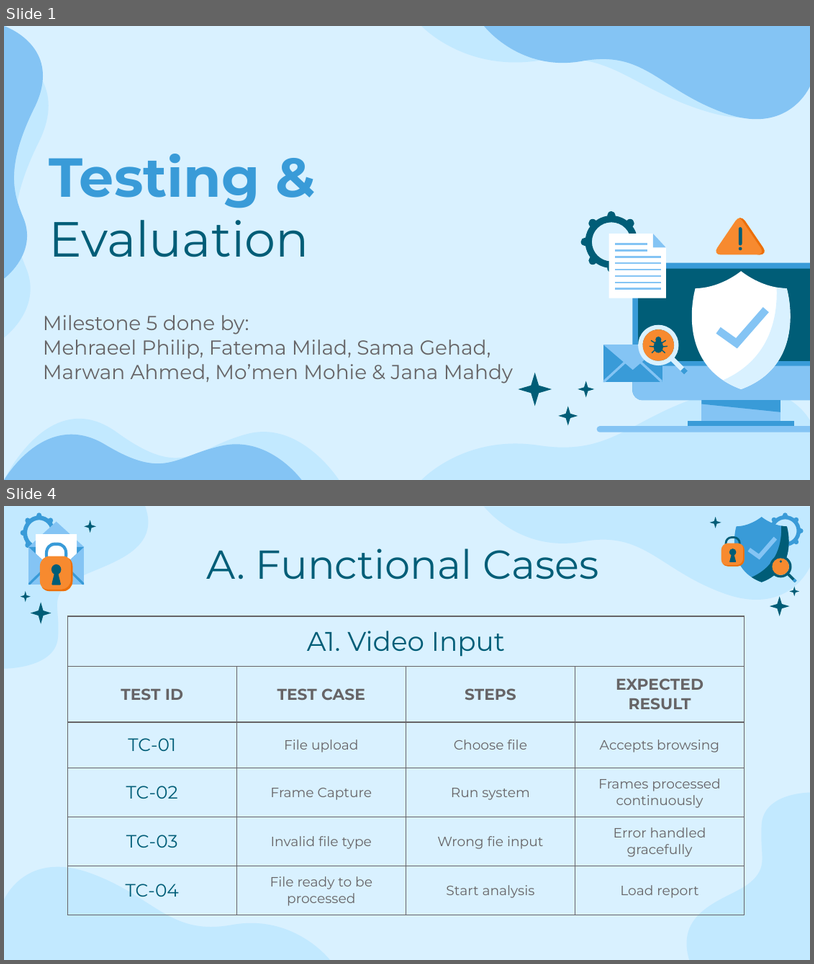
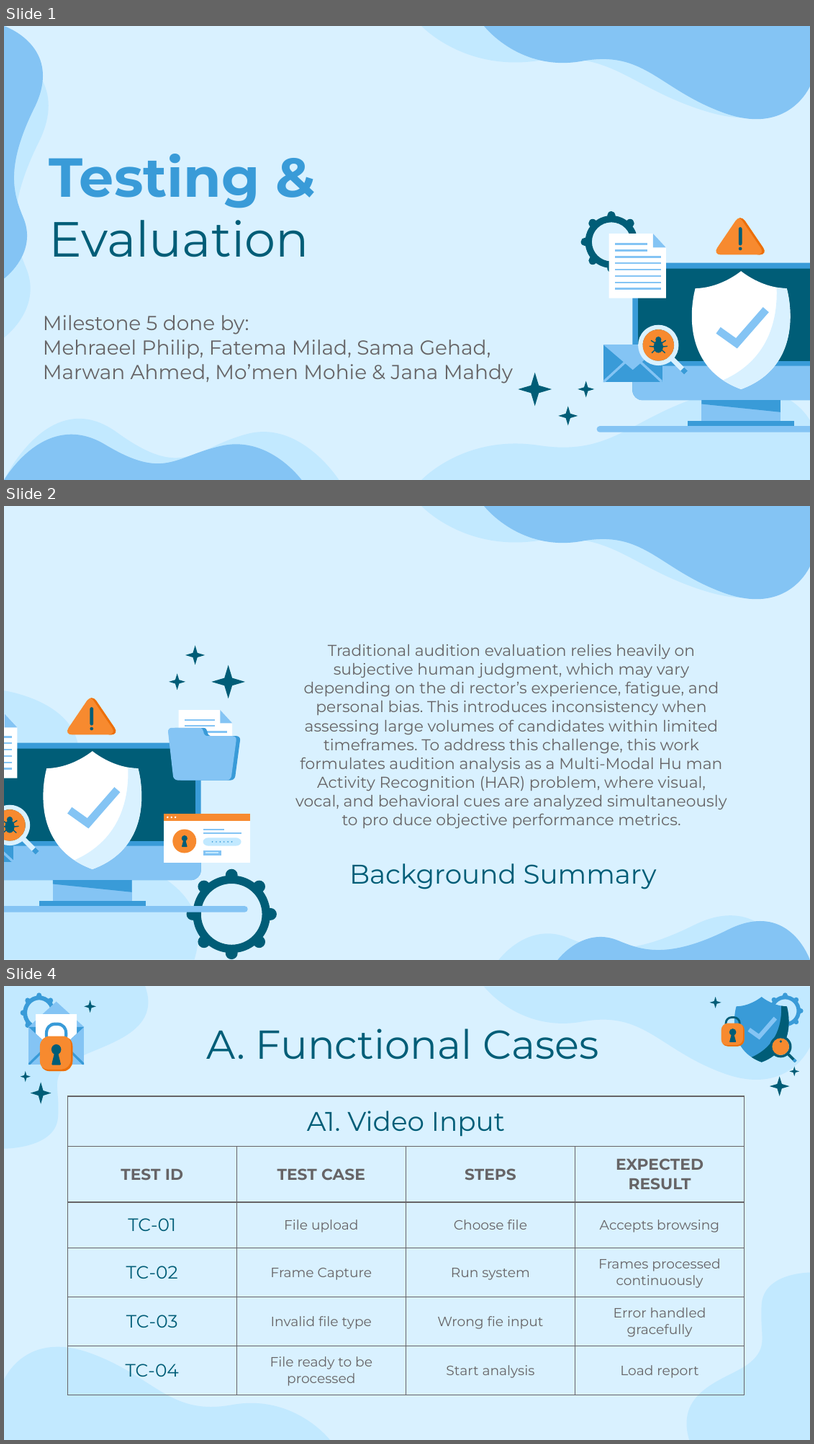
Before and after one commit to MiraPhilip12/Graduation_Project_ESLSCA, a slide deck: Milestone 5/Testing and Evaluation.pptx. Shown one above the other, each under a label of ours: slides 1 and 4 before the commit, slides 1, 2 and 4 after it; the slides between them are not shown. The pictures are 814x964 and 814x1444 pixels, drawn with LibreOffice and Linux fonts; fonts in the diff are those of the drawing. Boxes give left, top, right and bottom in pixels: in the first picture for what was removed or moved away, otherwise in the second. Text is boxed around its words. In the diff, an @@ line names an element or a change of style, - is before the commit and + after.

```diff
--- a/Milestone 5/Testing and Evaluation.pptx
+++ b/Milestone 5/Testing and Evaluation.pptx
@@ slide 2 added at [4, 506, 810, 960], background #D9F1FF; not listed: 2 template elements that a slide beside it also shows @@
@@ subtitle added at [296, 644, 728, 829], 14 pt, text #666466 @@
+Traditional audition evaluation relies heavily on subjective human judgment, which may vary depending on the di rector’s experience, fatigue, and personal bias. This introduces inconsistency when assessing large volumes of candidates within limited timeframes. To address this challenge, this work formulates audition analysis as a Multi-Modal Hu man Activity Recognition (HAR) problem, where visual, vocal, and behavioral cues are analyzed simultaneously to pro duce objective performance metrics.
@@ freeform shape added at [4, 690, 219, 959], fill #C2E9FF @@
@@ group added at [4, 646, 277, 959]: 64 freeform shapes @@
@@ title added at [350, 863, 657, 889], 24 pt, text #005D77 @@
+Background Summary
@@ freeform shape added at [499, 915, 788, 959], fill #C2E9FF @@
@@ freeform shape added at [558, 921, 810, 959], fill #84C4F4 @@
```
Also in this commit, not shown: 1 slide changed, 20 other slides added, 1 slide removed, 3 other files.
